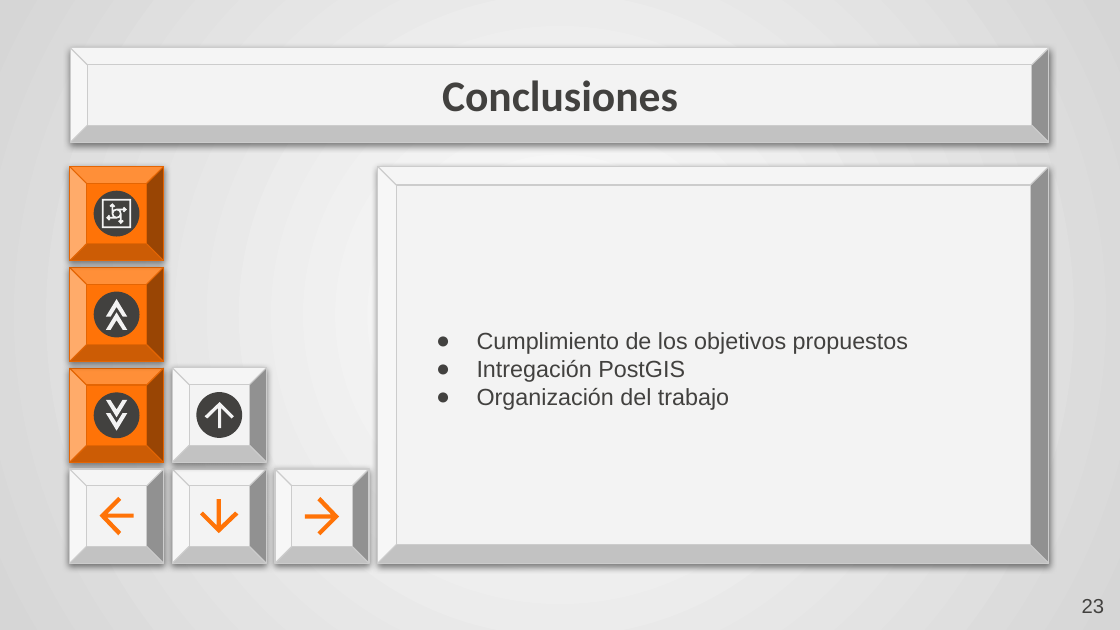
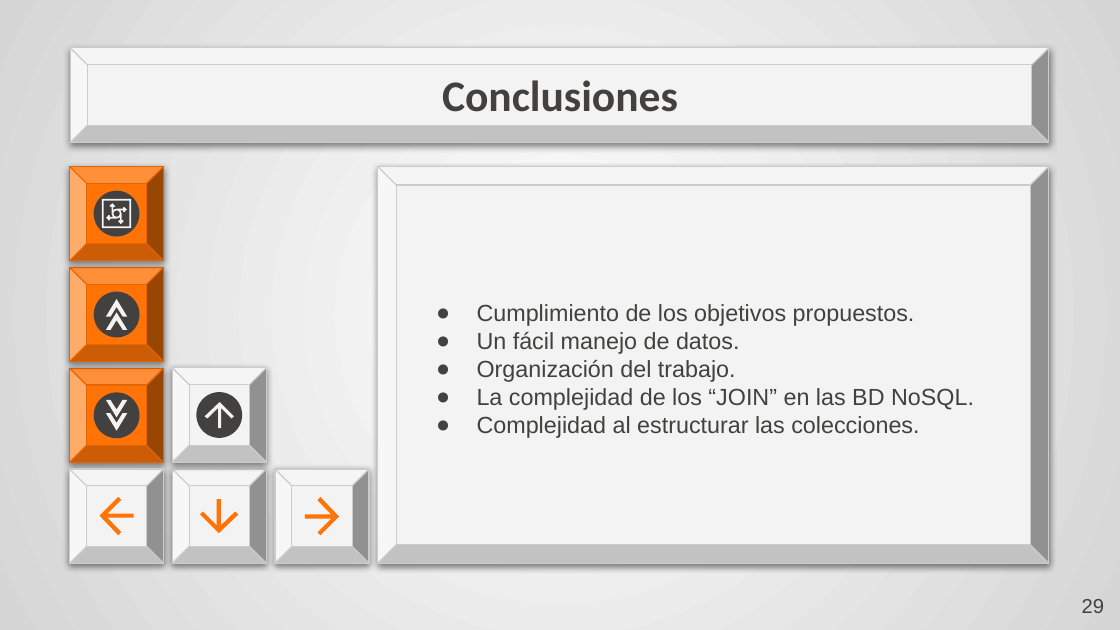
Before and after one commit to clementeaguilar-usach/Sistema_Voluntariado_noSQL, a slide deck: slide 29 of Lab 3 TBD.pptx (slide 23 before the commit). Drawn at 1120x630 pixels with LibreOffice and Linux fonts; fonts in the diff are those of the drawing. Boxes give left, top, right and bottom in pixels: in the first picture for what was removed or moved away, otherwise in the second. Text is boxed around its words. In the diff, an @@ line names an element or a change of style, - is before the commit and + after.

```diff
--- a/Lab 3 TBD.pptx
+++ b/Lab 3 TBD.pptx
@@ text at (x1=477, y1=304, x2=974, y2=438): text changed @@
-● Cumplimiento de los objetivos propuestos
-● Intregación PostGIS
-● Organización del trabajo
+● Cumplimiento de los objetivos propuestos.
+● Un fácil manejo de datos.
+● Organización del trabajo.
+● La complejidad de los “JOIN” en las BD NoSQL.
+● Complejidad al estructurar las colecciones.
@@ page number at (x1=1082, y1=599, x2=1104, y2=613): text changed @@
-23
+29
```
Also in this commit, not shown: 10 other slides changed, 14 slides added, 8 slides removed, 1 other file.
